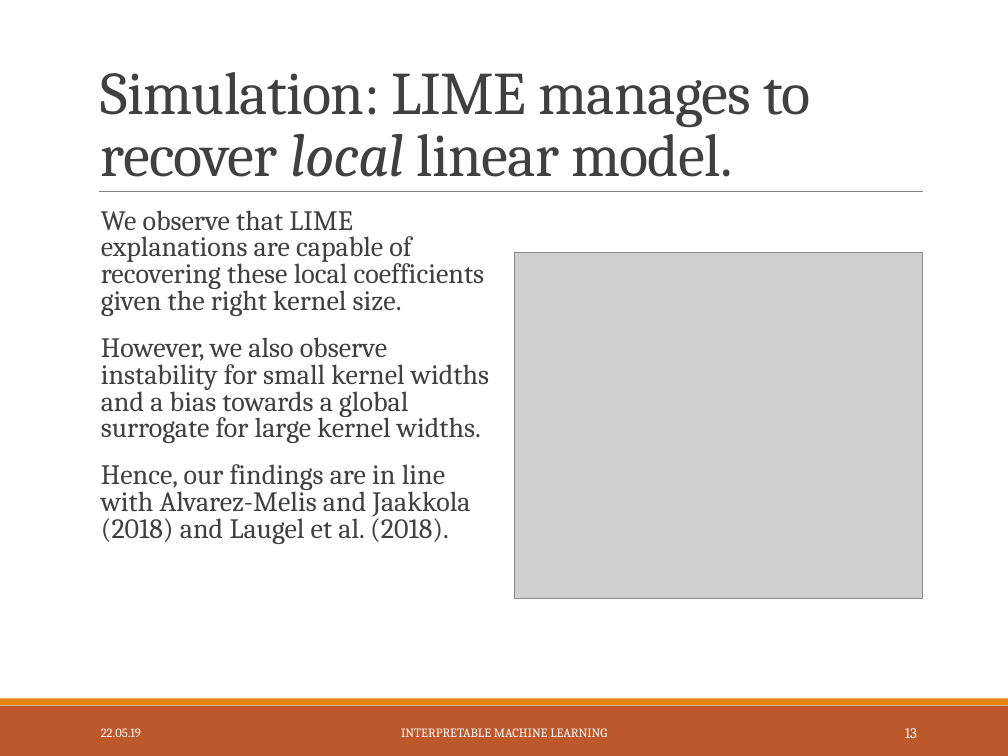
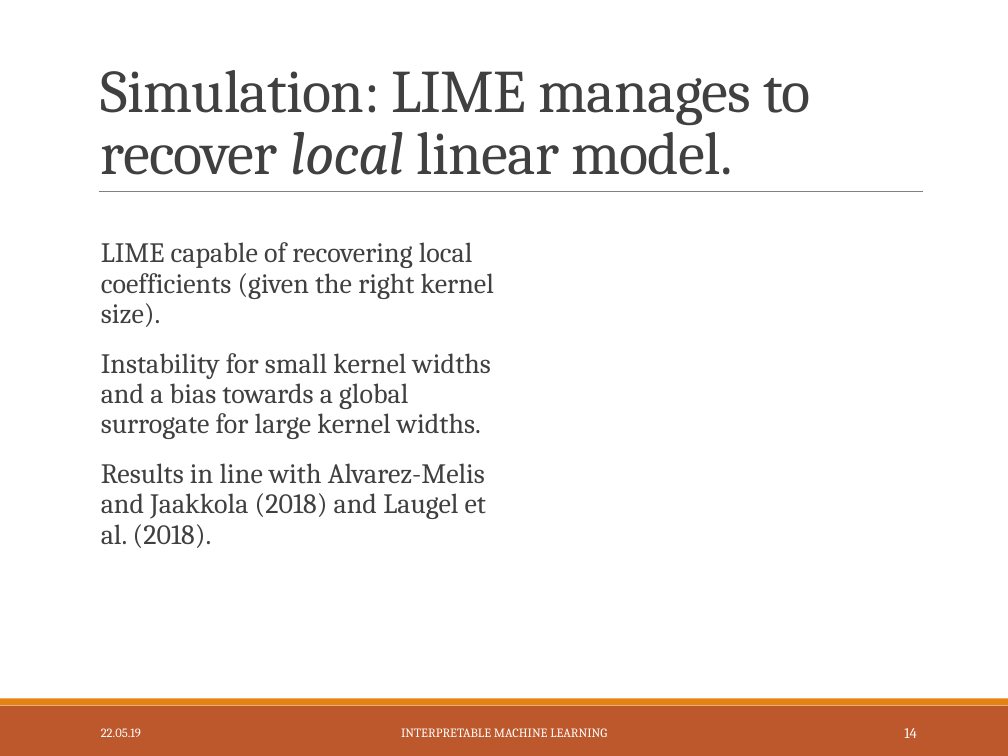
Before and after one commit to slds-lmu/iml_methods_limitations, a slide deck: slide 15 of Slides/LIME-neighbourhood.pptx (slide 14 before the commit). Drawn at 1008x756 pixels with LibreOffice and Linux fonts; fonts in the diff are those of the drawing; grey boxes stand for pictures. Boxes give left, top, right and bottom in pixels: in the first picture for what was removed or moved away, otherwise in the second. Text is boxed around its words. In the diff, an @@ line names an element or a change of style, - is before the commit and + after.

Commit message:
improved slides, also add ideal case to paper

```diff
--- a/Slides/LIME-neighbourhood.pptx
+++ b/Slides/LIME-neighbourhood.pptx
@@ text at box(101, 242, 494, 548): text changed @@
-  We observe that LIME explanations are capable of recovering these local coefficients given the right kernel size.
-  However, we also observe instability for small kernel widths and a bias towards a global surrogate for large kernel widths.
-  Hence, our findings are in line with Alvarez-Melis and Jaakkola (2018) and Laugel et al. (2018).
+  LIME capable of recovering local coefficients (given the right kernel size).
+  Instability for small kernel widths and a bias towards a global surrogate for large kernel widths.
+  Results in line with Alvarez-Melis and Jaakkola (2018) and Laugel et al. (2018).
@@ picture removed at box(514, 252, 922, 598) @@
@@ page number at box(904, 728, 916, 738): text changed @@
-13
+14
```
Also in this commit, not shown: 11 other slides changed, 4 slides added, 3 other files.
